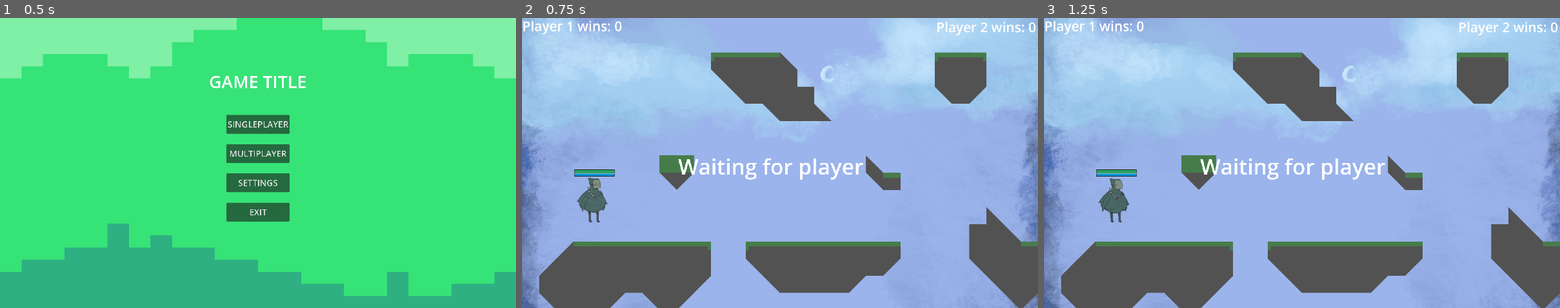
Above: before the commit, frames 1-3 (left to right).
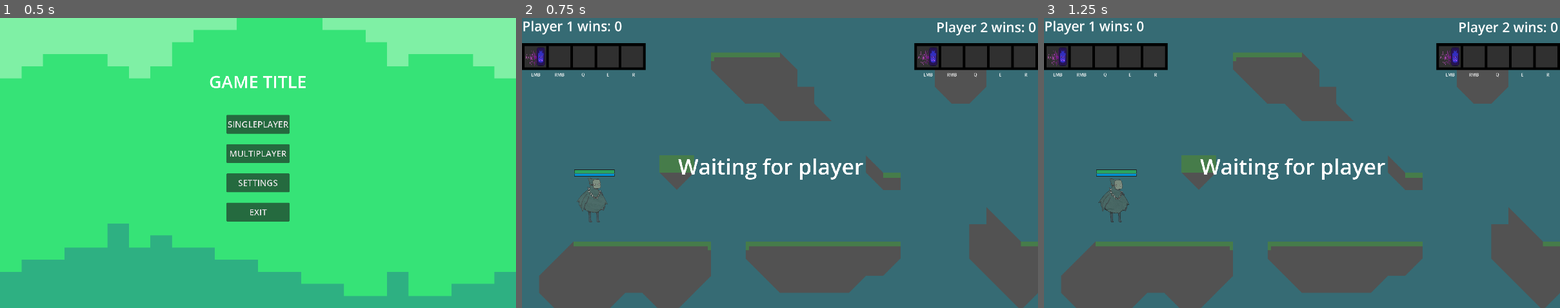
Above: after the commit, the same moments.

Repository: RealityGalaxy/Varis
Game: Godot game, scene res://scenes/menus/main_menu/main_menu.tscn
Same seed, same stepped clock (60 frames per second), same inputs: the game is played once before the commit and once after it. The engine's default icon, where the game draws it, is replaced by a stand-in: a white triangle on a blue panel in a dark square.
Inputs:
- Up to frame 1 (0.5 s): no input
- Up to frame 2 (0.75 s): click "SINGLEPLAYER" at 0.5 s
- Up to frame 3 (1.25 s): no input

Frame 1 is identical in both runs. In frame 2, 80% of the frame differs, in the area x 0-100%, y 0-100%; in frame 3, 80%.

Commit message:
Added image control to spell_list

Diff:
--- a/Varis/scenes/character/Character.gd
+++ b/Varis/scenes/character/Character.gd
@@ -185,6 +185,8 @@
 	for i in 5:
 		if stats.spells[i] == null:
 			stats.spells[i] = spell
+			var list = $"../../GameManager/SpellUI".get_children()[player_num-1]
+			list.changeImage(i+1, SpellData.Spells[stats.spells[i]].image_path)
 			break
 	set_stats(player_num, inst_to_dict(stats))
 
--- a/Varis/scenes/level/GameManager.gd
+++ b/Varis/scenes/level/GameManager.gd
@@ -48,7 +48,6 @@
 	update_winner_text(winner-1)
 	text.text = "Player %d has won" % winner
 	text.visible = true
-
 func update_winner_text(winner_num):
 	var stats = StatManager.get_player_stats(winner_num)
 	stats.win_count += 1
--- a/Varis/scenes/level/level.tscn
+++ b/Varis/scenes/level/level.tscn
@@ -1,9 +1,10 @@
-[gd_scene load_steps=12 format=3 uid="uid://cgw6rfirr30ks"]
+[gd_scene load_steps=13 format=3 uid="uid://cgw6rfirr30ks"]
 
 [ext_resource type="PackedScene" uid="uid://dayfxbmtsuqrd" path="res://scenes/Rain/Rain.tscn" id="1_3xpcx"]
 [ext_resource type="Texture2D" uid="uid://hb5qw0s3eac2" path="res://graphics/terrain/tilemaps/GrassTilemap.png" id="1_qesyg"]
 [ext_resource type="Texture2D" uid="uid://byadn1chqmare" path="res://graphics/placeholder/Background.jpg" id="1_u5atv"]
 [ext_resource type="PackedScene" uid="uid://ynsikejtex8b" path="res://scenes/character/SpellManager.tscn" id="1_xxy83"]
+[ext_resource type="PackedScene" uid="uid://b45ydlouck4io" path="res://scenes/menus/spell_list/spell_list.tscn" id="2_5gk46"]
 [ext_resource type="PackedScene" uid="uid://4r48f8lttmp" path="res://scenes/level/deathzone.tscn" id="2_xw1hr"]
 [ext_resource type="Script" path="res://scenes/multiplayer/MultiplayerSpawner.gd" id="3_bo8on"]
 [ext_resource type="PackedScene" uid="uid://cubitxapsm3h1" path="res://scenes/character/char.tscn" id="4_hlpcm"]
@@ -117,7 +118,20 @@
 horizontal_alignment = 1
 vertical_alignment = 1
 
+[node name="SpellUI" type="Node" parent="GameManager"]
+
+[node name="Spell List L" parent="GameManager/SpellUI" instance=ExtResource("2_5gk46")]
+offset_top = 94.0
+offset_bottom = -886.0
+
+[node name="Spell List R" parent="GameManager/SpellUI" instance=ExtResource("2_5gk46")]
+offset_left = 1460.0
+offset_top = 94.0
+offset_right = 0.0
+offset_bottom = -886.0
+
 [node name="Sky" type="Sprite2D" parent="."]
+visible = false
 position = Vector2(959.778, 539)
 scale = Vector2(1.00185, 1.00185)
 texture = ExtResource("1_u5atv")
--- /dev/null
+++ b/Varis/scenes/menus/spell_list/spell_list.gd
@@ -0,0 +1,25 @@
+extends Control
+
+
+func changeImage(id, _path):
+	var image
+	match id:
+		2: image = $Images/Image2
+		3: image = $Images/Image3
+		4: image = $Images/Image4
+		5: image = $Images/Image5
+		_: image = $Images/Image1
+
+	image.texture = load(_path)
+	image.visible = true
+
+func changeLabel(id, _text):
+	var label
+	match id:
+		2: label = $Labels/Label2
+		3: label = $Labels/Label3
+		4: label = $Labels/Label4
+		5: label = $Labels/Label5
+		_: label = $Labels/Label1
+
+	label.text = _text
--- a/Varis/scenes/menus/spell_list/spell_list.tscn
+++ b/Varis/scenes/menus/spell_list/spell_list.tscn
@@ -1,4 +1,7 @@
-[gd_scene load_steps=2 format=3 uid="uid://b45ydlouck4io"]
+[gd_scene load_steps=4 format=3 uid="uid://b45ydlouck4io"]
+
+[ext_resource type="Script" path="res://scenes/menus/spell_list/spell_list.gd" id="1_htmkj"]
+[ext_resource type="Texture2D" uid="uid://vh2oxwyrlm3h" path="res://scenes/projectiles/basic.png" id="2_bm22w"]
 
 [sub_resource type="CanvasTexture" id="CanvasTexture_plqaq"]
 
@@ -11,6 +14,7 @@
 offset_bottom = -980.0
 grow_horizontal = 2
 grow_vertical = 2
+script = ExtResource("1_htmkj")
 
 [node name="Background" type="ColorRect" parent="."]
 layout_mode = 0
@@ -58,15 +62,15 @@
 offset_bottom = 90.0
 color = Color(0.188235, 0.188235, 0.188235, 1)
 
-[node name="Images" type="Node" parent="."]
+[node name="Images" type="Control" parent="."]
+anchors_preset = 0
 
 [node name="Image1" type="TextureRect" parent="Images"]
-visible = false
 offset_left = 15.0
 offset_top = 15.0
 offset_right = 85.0
 offset_bottom = 85.0
-texture = SubResource("CanvasTexture_plqaq")
+texture = ExtResource("2_bm22w")
 expand_mode = 1
 
 [node name="Image2" type="TextureRect" parent="Images"]
@@ -105,7 +109,8 @@
 texture = SubResource("CanvasTexture_plqaq")
 expand_mode = 1
 
-[node name="Labels" type="Node" parent="."]
+[node name="Labels" type="Control" parent="."]
+anchors_preset = 0
 
 [node name="Label1" type="Label" parent="Labels"]
 offset_left = 31.0
--- a/Varis/scenes/projectiles/SpellData.gd
+++ b/Varis/scenes/projectiles/SpellData.gd
@@ -1,19 +1,20 @@
 extends Node
 
 var Spells = {
-	"basic":new_spell("basic", 0.2, "res://scenes/projectiles/projectile.tscn", 5, 10),
-	"basic_earth":new_spell("basic_earth", 0.15, "res://scenes/projectiles/projectile.tscn", 3, 5),
-	"basic_air":new_spell("basic_air", 0.4, "res://scenes/projectiles/projectile.tscn", 15, 20),
-	"basic_fire":new_spell("basic_fire", 1, "res://scenes/projectiles/projectile.tscn", 30, 40),
-	"basic_water":new_spell("basic_water", 0.5, "res://scenes/projectiles/projectile.tscn", 15, 20),
-	"air_gate":new_spell("air_gate", 5, "res://scenes/spells/air_gate/air_gate.tscn", 0, 50),
+	"basic":new_spell("basic", 0.2, "res://scenes/projectiles/projectile.tscn", 5, 10, "res://scenes/projectiles/basic.png"),
+	"basic_earth":new_spell("basic_earth", 0.15, "res://scenes/projectiles/projectile.tscn", 3, 5, "res://scenes/projectiles/basic_earth/rock_throw.png"),
+	"basic_air":new_spell("basic_air", 0.4, "res://scenes/projectiles/projectile.tscn", 15, 20, "res://scenes/projectiles/basic_air/air_bolt.png"),
+	"basic_fire":new_spell("basic_fire", 1, "res://scenes/projectiles/projectile.tscn", 30, 40, "res://scenes/projectiles/basic_fire/fireball.png"),
+	"basic_water":new_spell("basic_water", 0.5, "res://scenes/projectiles/projectile.tscn", 15, 20, "res://scenes/projectiles/basic_water/water_arrow.png"),
+	"air_gate":new_spell("air_gate", 5, "res://scenes/spells/air_gate/air_gate.tscn", 0, 50, "res://scenes/spells/air_gate/Circle_(transparent).png"),
 }
 
-func new_spell(spell_name: String, cooldown: float, spell_file: String, damage: int, cost: int):
+func new_spell(spell_name: String, cooldown: float, spell_file: String, damage: int, cost: int, imagePath: String):
 	var spell: Spell = Spell.new()
 	spell.spell_name = spell_name
 	spell.cooldown = cooldown
 	spell.spell_file = spell_file
 	spell.base_damage = damage
 	spell.mana_cost = cost
+	spell.image_path =  imagePath
 	return spell
--- a/Varis/scenes/projectiles/spell.gd
+++ b/Varis/scenes/projectiles/spell.gd
@@ -6,3 +6,4 @@
 var spell_file: String
 var base_damage: int
 var mana_cost: int
+var image_path: String
